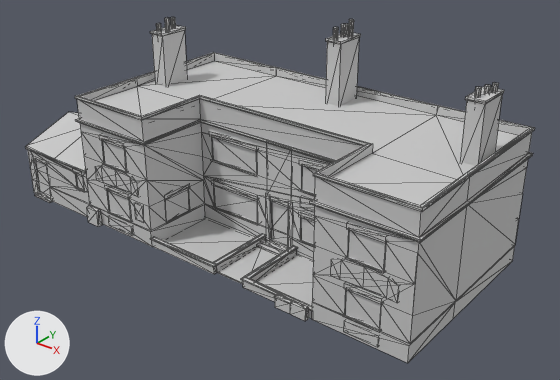
A saved change to the FBX model Assets/05_Models/Exterior/Building_4.FBX.
One viewpoint serves both versions: a 50 mm camera at (31.0, -42.3, 25.5) aimed at (1.8, -5.8, 2.9). Lighting does not change. The marker at lower left points along +X, +Y and +Z. Mesh edges are drawn as thin lines. Where no turn or scale is listed for an object, it has been applied to the vertices. Vertices at the same position are counted once.

The older version as bpy lines, for what is in view:
```python
mat_02___default = principled_material('02 - Default')
mat_02___default.base_color = (0.588, 0.588, 0.588)  # light grey #cacaca
mat_02___default.roughness = 0.859
me_mesh = bpy.data.meshes.new('Mesh')
me_mesh.from_pydata(...)  # 1176 vertices, 1795 faces; spans x -16.0..16.2, y -13.4..3.8, z -0.4..13.7
me_mesh.materials.append(mat_02___default)  # its picture is missing
ob_object004 = bpy.data.objects.new('Object004', me_mesh)
ob_object004.location = (0.0, 0.0, 0.0)
```
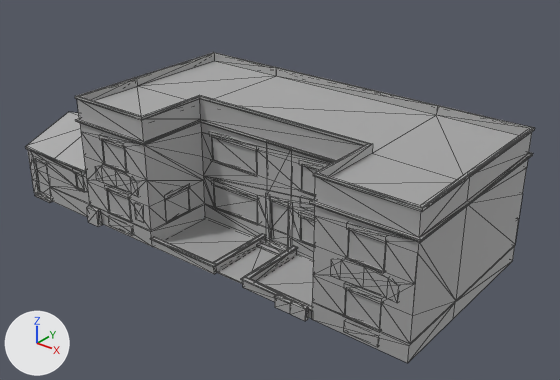
The newer file is also turned or shifted as a whole; pictures and numbers use the older file's frame.

What differs and where, as boxes (x1, y1, x2, y2) in the pictures (560 x 380 px; the box of a moved part takes in the faces that stretch with it):
```json
{"object": "Object004", "change": "surface changed, reshaped", "before": [26, 17, 535, 363], "after": [26, 52, 535, 363], "on screen": "10% shorter"}
{"part": 1, "of": "me_mesh", "change": "deleted", "before": [150, 17, 504, 166]}
{"part": 2, "of": "me_mesh", "change": "moved or reshaped", "before": [153, 218, 313, 306], "after": [153, 218, 313, 306]}
```

The change, as JSON lines over the scene's bpy script:
```json
{"op": "set", "path": "mat_02___default.metallic", "old": "0.0", "new": "1.0"}
{"block": "me_mesh", "where": "# used by ob_object004; location = (0.0, 0.0, 0.0)"}
{"op": "remove", "block": "me_mesh", "code": "me_mesh.from_pydata(...)  # 1176 vertices, 1795 faces; spans x -16.0..16.2, y -13.4..3.8, z -0.4..13.7"}
{"op": "add", "block": "me_mesh", "code": "me_mesh.from_pydata(...)  # 970 vertices, 1497 faces; spans x -16.0..16.2, y -13.4..3.8, z -0.4..9.0"}
{"block": "me_mesh", "change": "me_mesh part 1: 13 loose pieces with 208 vertices, spanning x -8.7..15.4, y -6.8..-0.4, z 7.9..13.7, are deleted"}
{"block": "me_mesh", "change": "me_mesh part 2"}
{"block": "me_mesh", "change": "32 faces are deleted"}
{"block": "me_mesh", "change": "2 vertices move within x 2.3..4.6, y -12.7, z 0.6"}
{"block": "me_mesh", "change": "2 vertices are added at (4.6, -12.7, 0.6), (2.3, -12.7, 0.6)"}
{"block": "me_mesh", "change": "32 new faces join them"}
```
